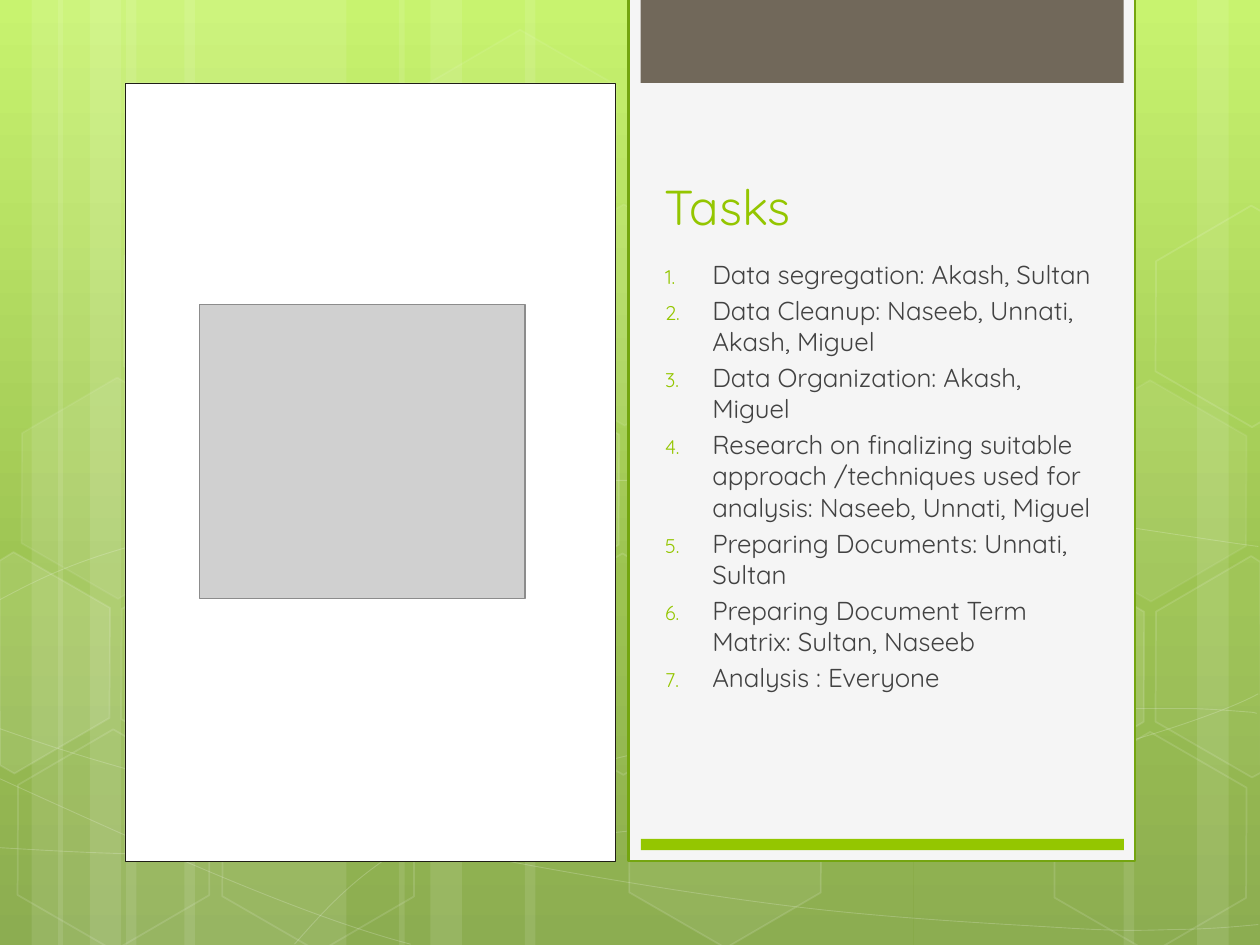
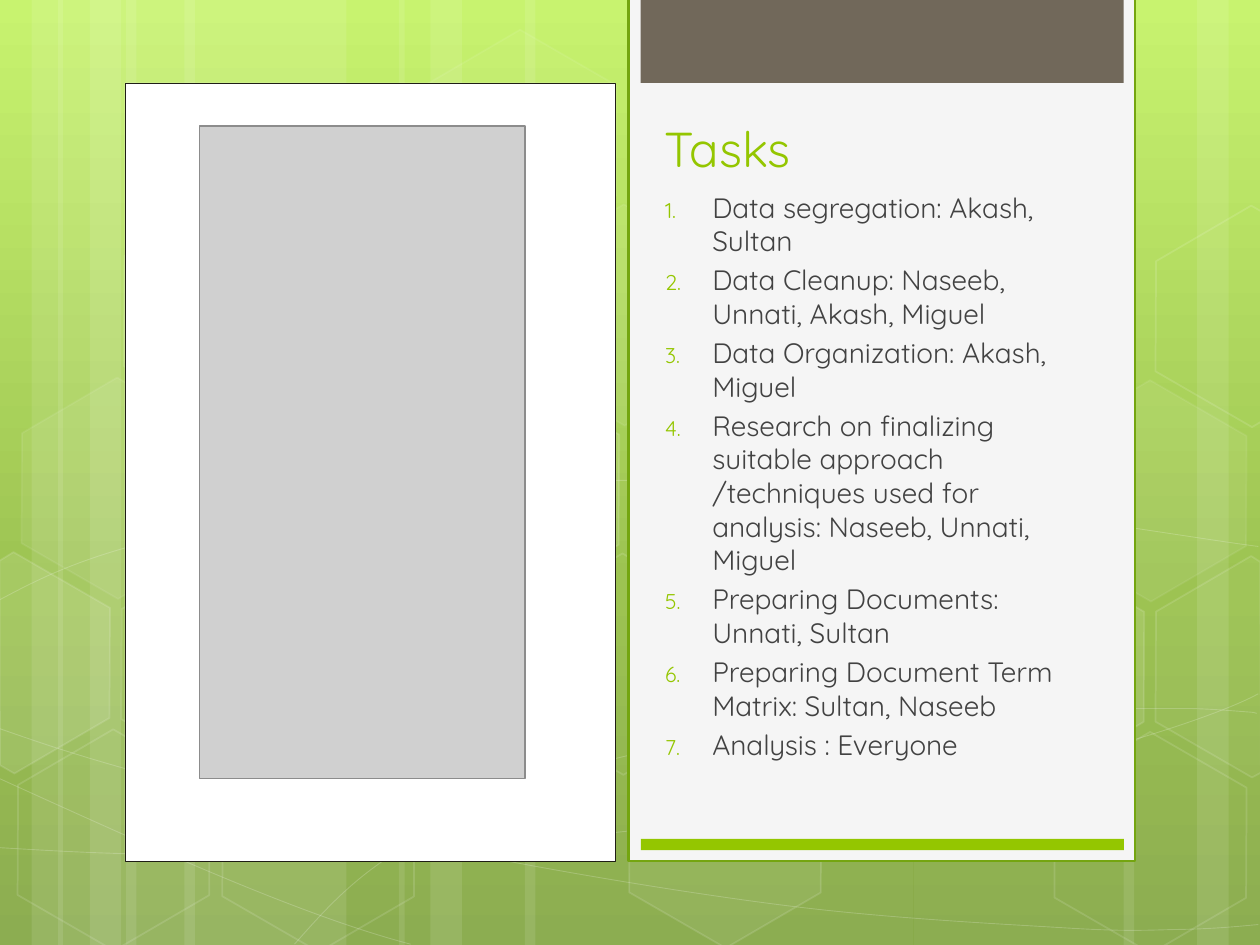
Before and after one commit to UNCG-CSE/Budget_Text_Analysis, a slide deck: slide 10 of doc/Project Review 1.pptx (slide 9 before the commit). Drawn at 1260x945 pixels with LibreOffice and Linux fonts; fonts in the diff are those of the drawing; grey boxes stand for pictures. Boxes give left, top, right and bottom in pixels: in the first picture for what was removed or moved away, otherwise in the second. Text is boxed around its words. In the diff, an @@ line names an element or a change of style, - is before the commit and + after.

```diff
--- a/doc/Project Review 1.pptx
+++ b/doc/Project Review 1.pptx
@@ title "Tasks": place and size @@
-title "Tasks" at [665, 188, 791, 226]
+title "Tasks" at [665, 130, 791, 168]
@@ picture: place and size @@
-picture at [199, 305, 524, 598]
+picture at [199, 126, 524, 779]
@@ text "Data segregation: Akash, Sultan": place and size @@
-text "Data segregation: Akash, Sultan" at [712, 265, 1091, 692]
+text "Data segregation: Akash, Sultan" at [712, 197, 1052, 761]
@@ text "Data segregation: Akash, Sultan" at [712, 197, 1052, 761]: size 14.8 to 16 pt @@
```
Also in this commit, not shown: 4 other slides changed, 7 slides added.
